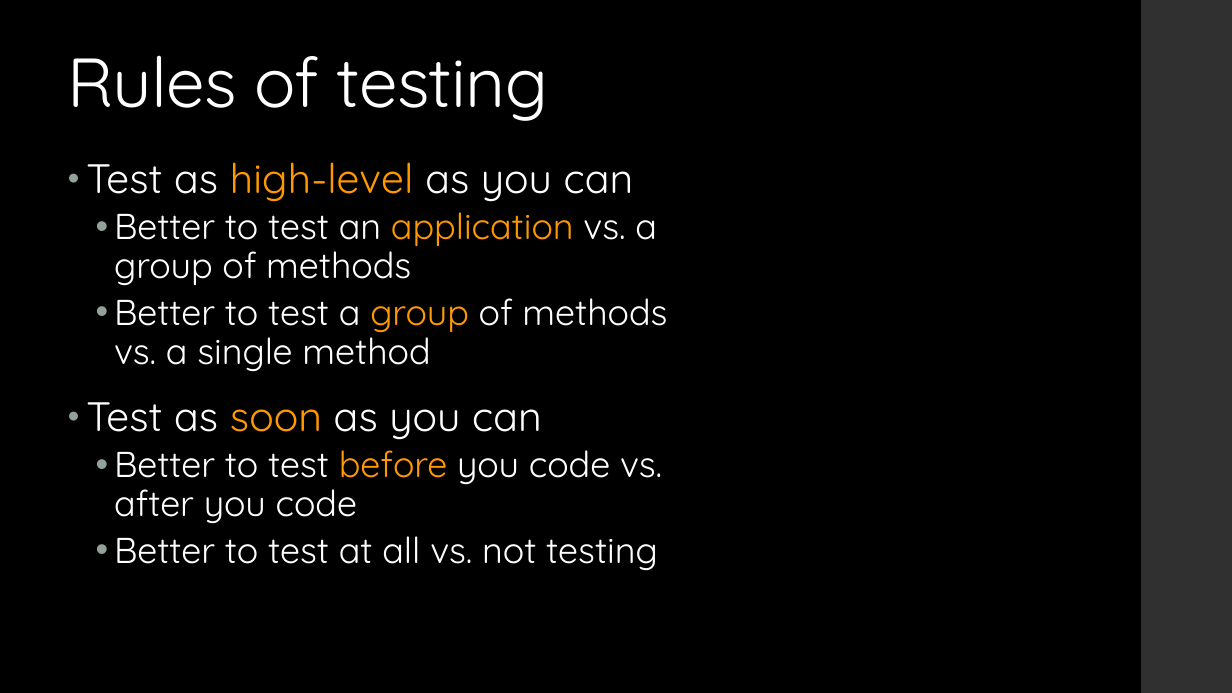
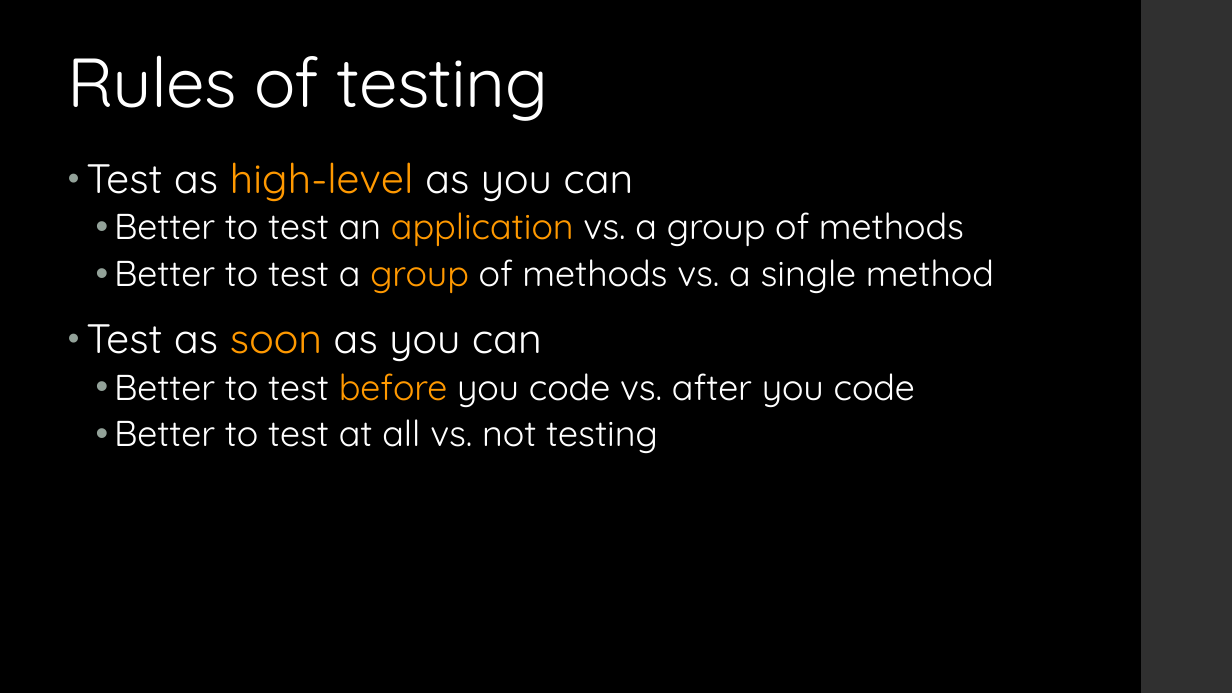
Before and after one commit to ckiefriter1/PT-BESD, a slide deck: slide 6 of Week12/Week 12 - 01. Unit Testing.pptx. Drawn at 1232x693 pixels with LibreOffice and Linux fonts; fonts in the diff are those of the drawing. Boxes give left, top, right and bottom in pixels: in the first picture for what was removed or moved away, otherwise in the second. Text is boxed around its words. In the diff, an @@ line names an element or a change of style, - is before the commit and + after.

```diff
--- a/Week12/Week 12 - 01. Unit Testing.pptx
+++ b/Week12/Week 12 - 01. Unit Testing.pptx
@@ text "Test as high-level as you ..." rewrapped from [86, 162, 667, 571] to [86, 162, 994, 454] @@
```
Also in this commit, not shown: 4 other slides changed, 3 other files.
